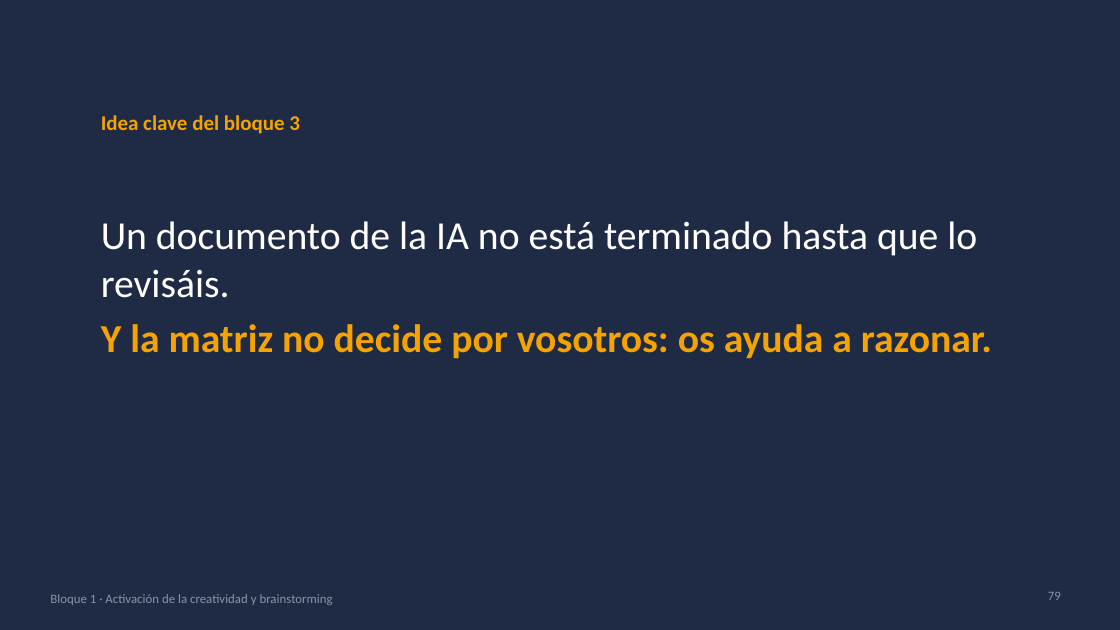
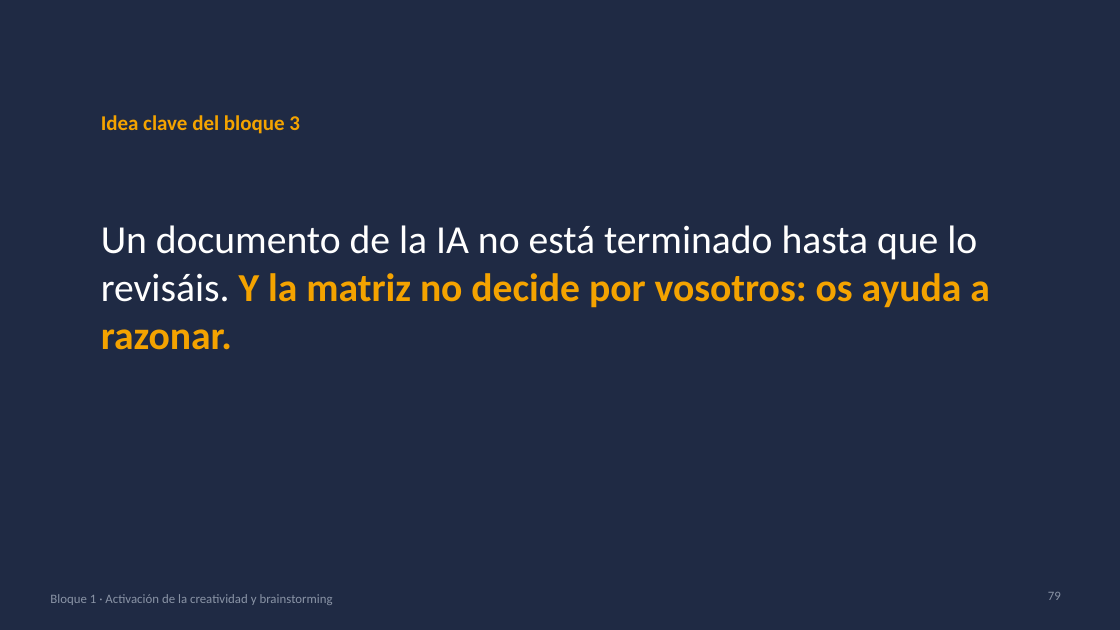
Before and after one commit to jjnieto/creatividad-ofimatica-ia, a slide deck: slide 79 of diapositivas/Curso.pptx. Drawn at 1120x630 pixels with LibreOffice and Linux fonts; fonts in the diff are those of the drawing. Boxes give left, top, right and bottom in pixels: in the first picture for what was removed or moved away, otherwise in the second. Text is boxed around its words. In the diff, an @@ line names an element or a change of style, - is before the commit and + after.

```diff
--- a/diapositivas/Curso.pptx
+++ b/diapositivas/Curso.pptx
@@ text at (101,225,990,350): text changed @@
-Un documento de la IA no está terminado hasta que lo revisáis.
-Y la matriz no decide por vosotros: os ayuda a razonar.
+Un documento de la IA no está terminado hasta que lo revisáis. Y la matriz no decide por vosotros: os ayuda a razonar.
```
